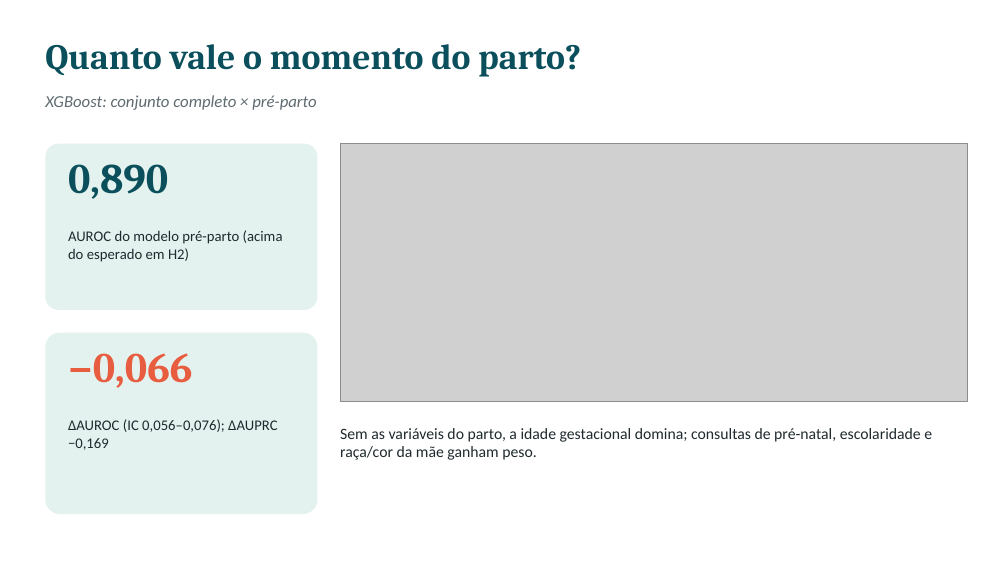
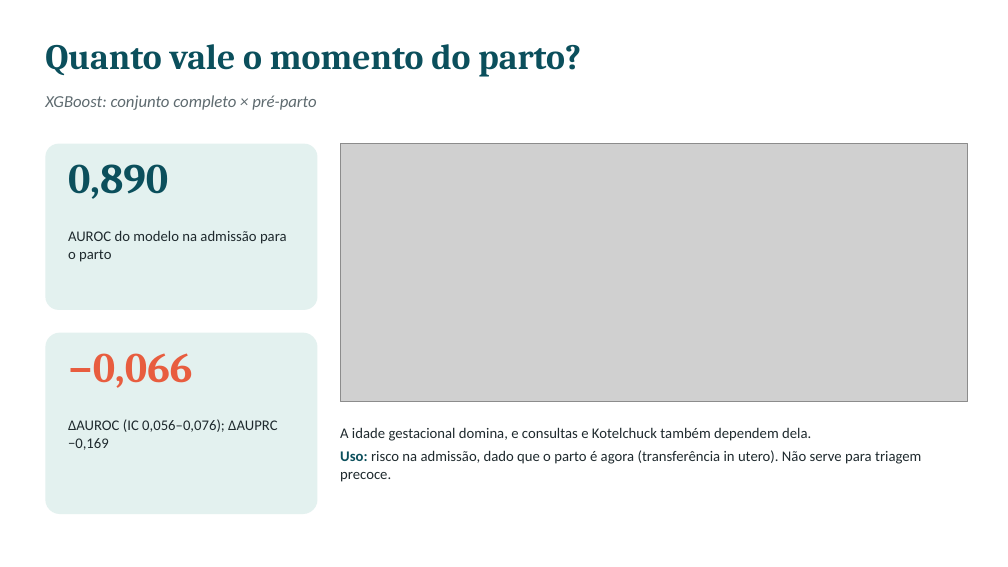
Before and after one commit to CledsonSilvaAraujo/mortalidade-neonatal-rj, a slide deck: slide 10 of slides/apresentacao.pptx. Drawn at 1008x567 pixels with LibreOffice and Linux fonts; fonts in the diff are those of the drawing; grey boxes stand for pictures. Boxes give left, top, right and bottom in pixels: in the first picture for what was removed or moved away, otherwise in the second. Text is boxed around its words. In the diff, an @@ line names an element or a change of style, - is before the commit and + after.

```diff
--- a/slides/apresentacao.pptx
+++ b/slides/apresentacao.pptx
@@ text at (68, 230, 287, 262): text changed @@
-AUROC do modelo pré-parto (acima do esperado em H2)
+AUROC do modelo na admissão para o parto
@@ text at (340, 427, 921, 482): text changed; size 15 to 14 pt @@
-Sem as variáveis do parto, a idade gestacional domina; consultas de pré-natal, escolaridade e raça/cor da mãe ganham peso.
+A idade gestacional domina, e consultas e Kotelchuck também dependem dela.
+Uso: risco na admissão, dado que o parto é agora (transferência in utero). Não serve para triagem precoce.
```
Also in this commit, not shown: 5 other slides changed, 1 slide added, 23 other files.
